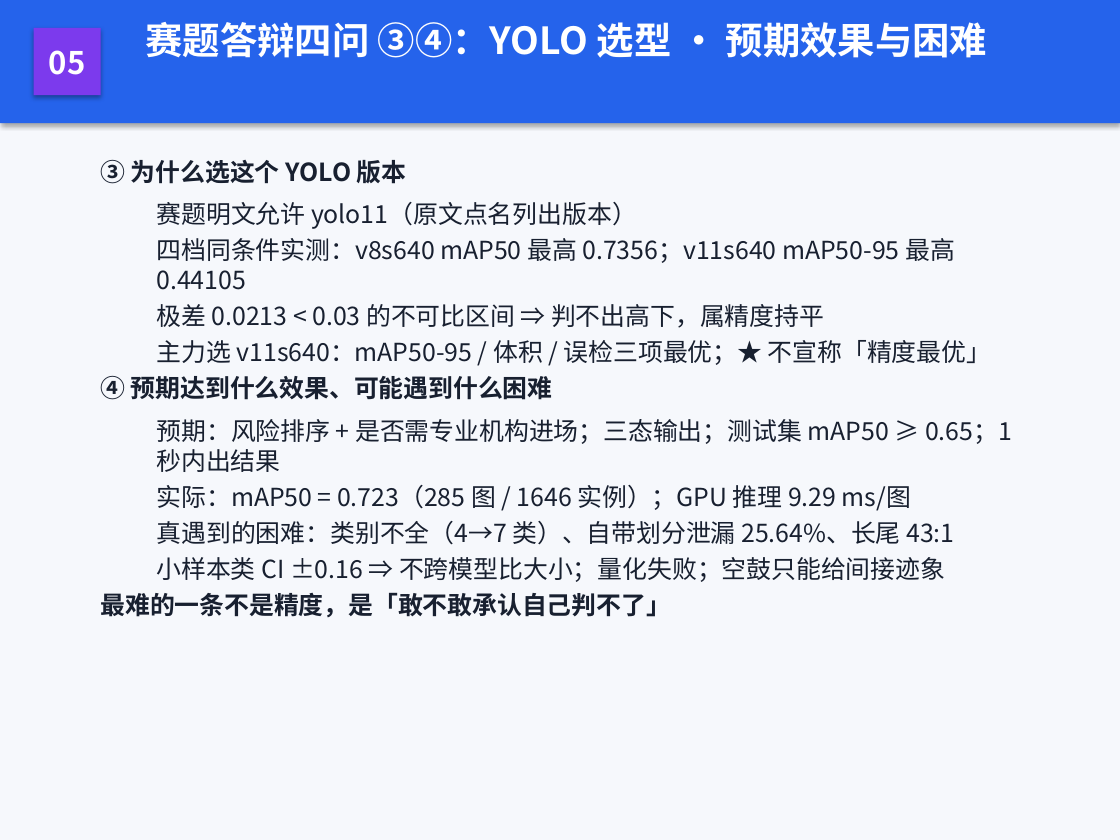
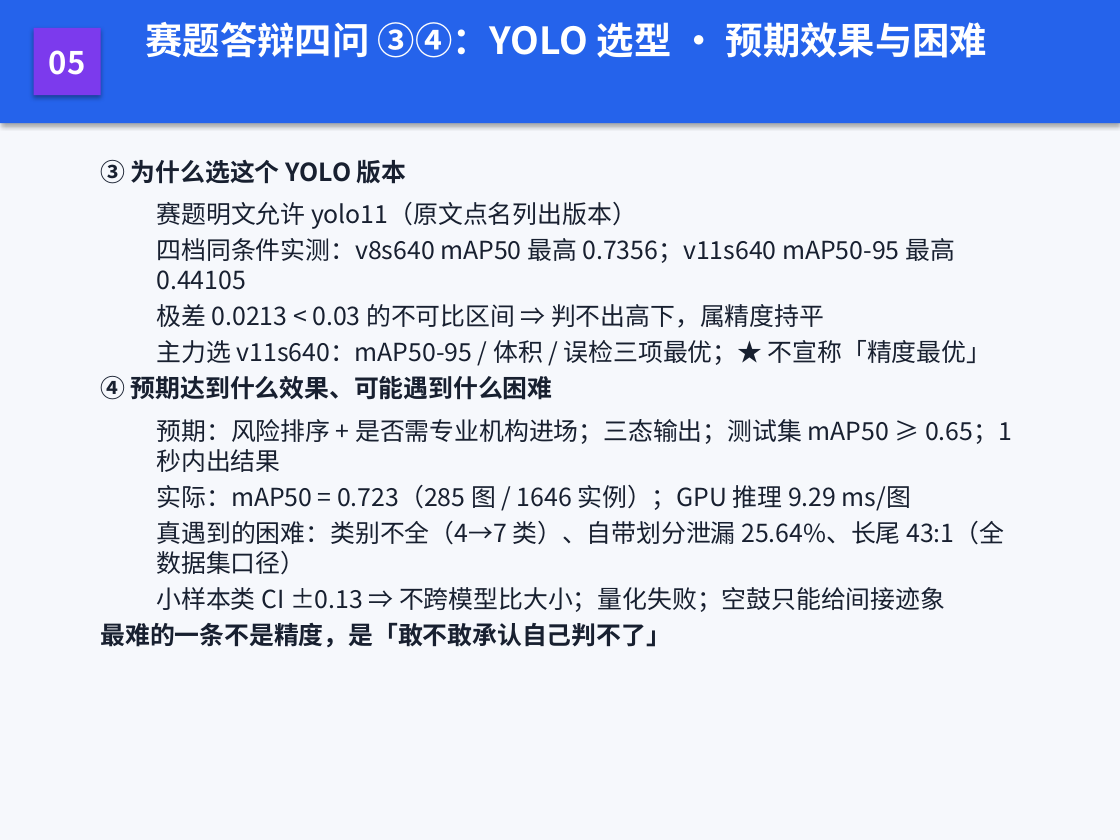
Before and after one commit to dutanlu/wall-defect-screening, a slide deck: slide 18 of 07_report/外墙缺陷智能筛查_答辩PPT.pptx. Drawn at 1120x840 pixels with LibreOffice and Linux fonts; fonts in the diff are those of the drawing. Boxes give left, top, right and bottom in pixels: in the first picture for what was removed or moved away, otherwise in the second. Text is boxed around its words. In the diff, an @@ line names an element or a change of style, - is before the commit and + after.

```diff
--- a/07_report/外墙缺陷智能筛查_答辩PPT.pptx
+++ b/07_report/外墙缺陷智能筛查_答辩PPT.pptx
@@ text at (157,521,1004,612): text changed @@
-  真遇到的困难：类别不全（4→7 类）、自带划分泄漏 25.64%、长尾 43:1
-  小样本类 CI ±0.16 ⇒ 不跨模型比大小；量化失败；空鼓只能给间接迹象
+  真遇到的困难：类别不全（4→7 类）、自带划分泄漏 25.64%、长尾 43:1（全数据集口径）
+  小样本类 CI ±0.13 ⇒ 不跨模型比大小；量化失败；空鼓只能给间接迹象
```
Also in this commit, not shown: 3 other slides changed, 39 other files.
